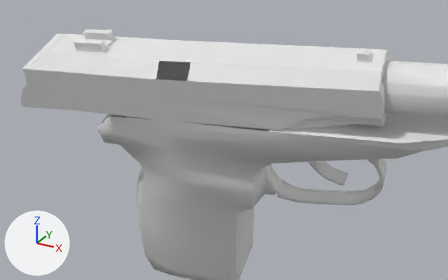
The OBJ model Vertex_Animation_Compiler/Assets/Makarov_Pistol_Reload195.obj, before and after one commit.
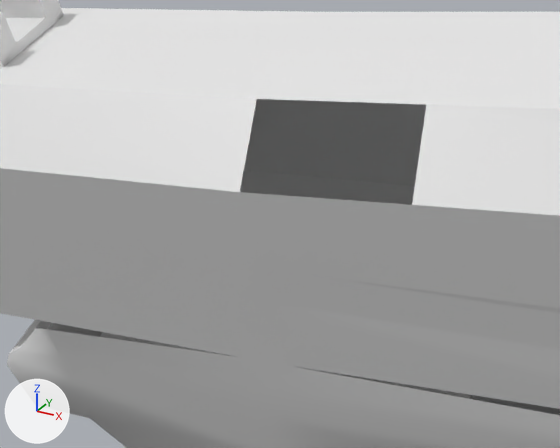
Each version is shown whole from a camera (50 mm lens) standing at (0.476, -0.307, 0.0213) and looking at (0.3813, -0.1349, -0.0648), then close up from a camera (50 mm lens) standing at (0.3838, -0.1822, -0.0259) and looking at (0.3597, -0.1383, -0.0478). The lights are fixed; the arrows at lower left show +X, +Y and +Z. Where no turn or scale is listed for an object, it has been applied to the vertices.

Objects in the first close-up: 'Rest_of_the_gun_Sphere', 'Top_Slider_Sphere.001'.
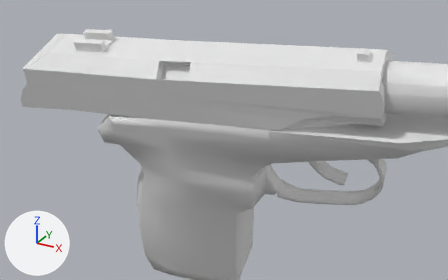
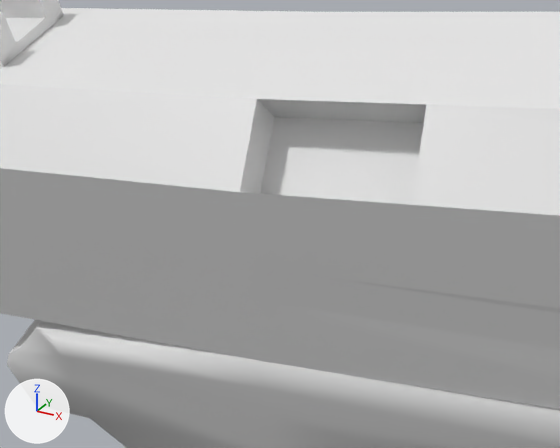
Edits to the scene script, one JSON object a line:
```json
{"block": "me_rest_of_the_gun_sphere", "where": "me_rest_of_the_gun_sphere.from_pydata(...)  # 272 vertices, 519 faces; spans x 0.322..0.473, y -0.138..-0.081, z -0.152..-0.033"}
{"block": "me_rest_of_the_gun_sphere", "where": "# used by ob_rest_of_the_gun_sphere; location = (0.0, 0.0, 0.0)"}
{"block": "me_rest_of_the_gun_sphere", "where": "# verts and faces of me_rest_of_the_gun_sphere; kept vertices keep their numbers, new ones are numbered from 272"}
{"block": "me_rest_of_the_gun_sphere", "where": "# before: 164 (0.392, -0.106, -0.053), 166 (0.333, -0.138, -0.064) at pixel (35, 328), 175 (0.335, -0.138, -0.064) at pixel (47, 329), 178 (0.396, -0.13, -0.061), 179 (0.355, -0.135, -0.062) at pixel (250, 358)"}
{"block": "me_rest_of_the_gun_sphere", "where": "# before: 180 (0.331, -0.114, -0.056), 181 (0.352, -0.111, -0.055) at pixel (335, 178), 183 (0.33, -0.114, -0.057)"}
{"block": "me_rest_of_the_gun_sphere", "change": "me_rest_of_the_gun_sphere part 1"}
{"op": "add", "block": "me_rest_of_the_gun_sphere", "code": "faces += [(164, 181, 179), (175, 179, 181), (166, 175, 183), (164, 179, 178), (175, 181, 180), (175, 180, 183)]"}
{"block": "me_top_slider_sphere_001", "where": "# used by ob_top_slider_sphere_001; location = (0.0, 0.0, 0.0)"}
{"op": "remove", "block": "me_top_slider_sphere_001", "code": "me_top_slider_sphere_001.from_pydata(...)  # 127 vertices, 227 faces; spans x 0.2912..0.4327, y -0.1479..-0.1048, z -0.0657..-0.0304"}
{"op": "add", "block": "me_top_slider_sphere_001", "code": "me_top_slider_sphere_001.from_pydata(...)  # 131 vertices, 237 faces; spans x 0.2912..0.4327, y -0.1479..-0.1048, z -0.0657..-0.0304"}
{"block": "me_top_slider_sphere_001", "change": "me_top_slider_sphere_001 part 2"}
{"block": "me_top_slider_sphere_001", "change": "4 vertices are added at (0.3574, -0.1374, -0.0471), (0.3683, -0.132, -0.0409), (0.3567, -0.1336, -0.0416), (0.369, -0.1357, -0.0464)"}
{"block": "me_top_slider_sphere_001", "change": "10 new faces join them"}
```

Where the change shows, as pixel boxes [x1, y1, x2, y2] in the close-ups (560 x 448 px):
```json
{"part": 1, "of": "me_rest_of_the_gun_sphere", "change": "added", "after": [36, 321, 560, 415]}
{"part": 2, "of": "me_top_slider_sphere_001", "change": "added", "after": [240, 99, 426, 205]}
```
